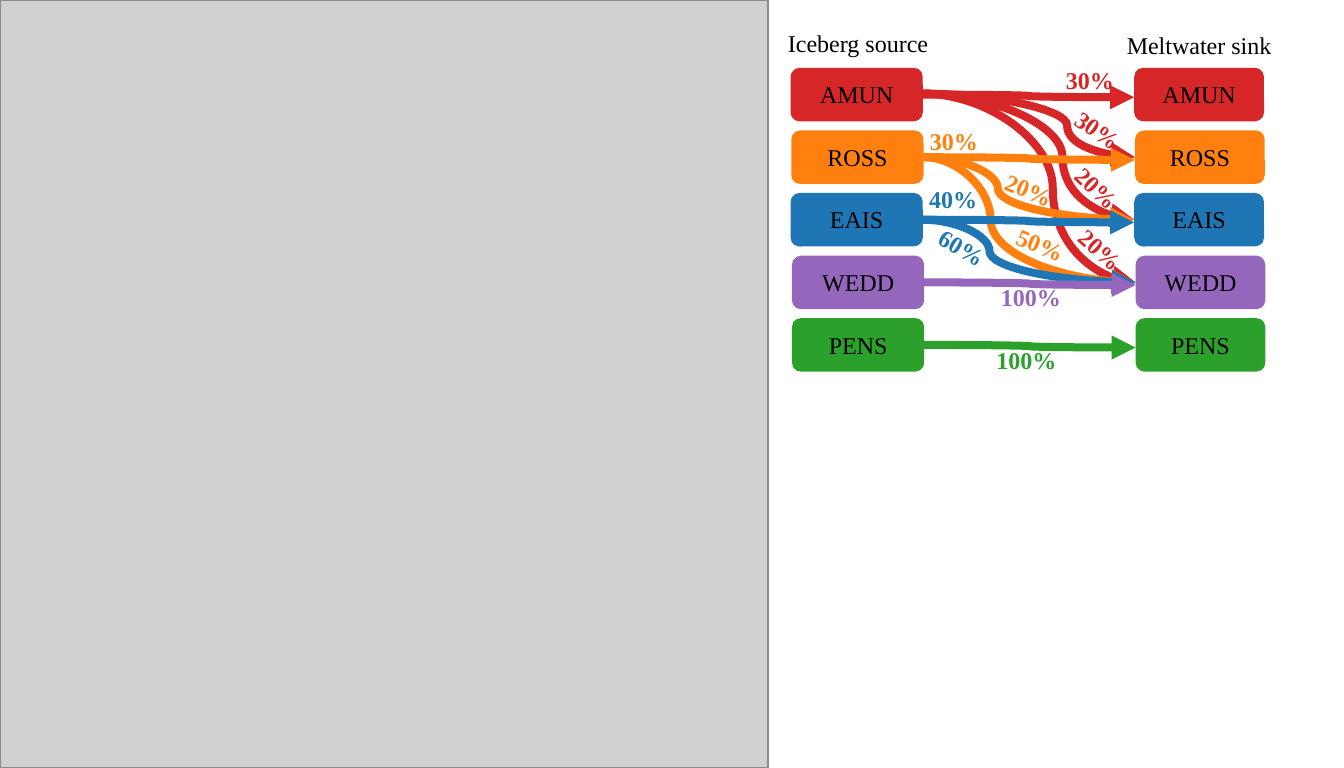
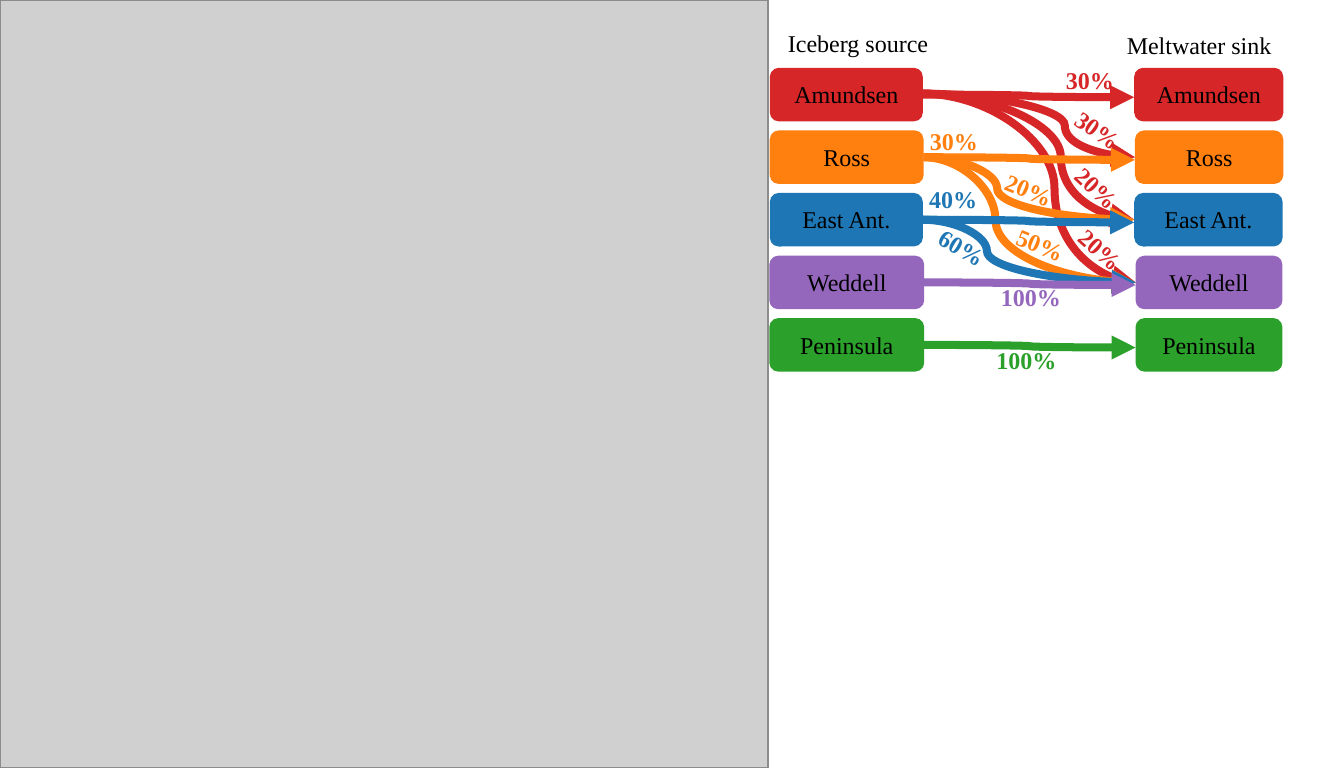
Before and after one commit to erwinlambert/feedback, a slide deck: slide 1 of draftfigs/masks_plus.pptx. Drawn at 1344x768 pixels with LibreOffice and Linux fonts; fonts in the diff are those of the drawing; grey boxes stand for pictures. Boxes give left, top, right and bottom in pixels: in the first picture for what was removed or moved away, otherwise in the second. Text is boxed around its words. In the diff, an @@ line names an element or a change of style, - is before the commit and + after.

```diff
--- a/draftfigs/masks_plus.pptx
+++ b/draftfigs/masks_plus.pptx
@@ rounded rectangle "Amundsen": place and size @@
-rounded rectangle "Amundsen" at bbox=[791, 67, 924, 121]
+rounded rectangle "Amundsen" at bbox=[770, 67, 924, 121]
@@ text in rounded rectangle at bbox=[794, 86, 898, 104]: text changed @@
-AMUN
+Amundsen
@@ rounded rectangle "Amundsen": place and size @@
-rounded rectangle "Amundsen" at bbox=[1135, 67, 1265, 121]
+rounded rectangle "Amundsen" at bbox=[1135, 67, 1284, 121]
@@ text in rounded rectangle at bbox=[1157, 86, 1261, 104]: text changed @@
-AMUN
+Amundsen
@@ curved arrow (922, 94) - (1135, 157): route changed @@
@@ curved arrow (922, 94) - (1135, 282): route changed @@
@@ rounded rectangle "Ross": place and size @@
-rounded rectangle "Ross" at bbox=[791, 131, 924, 184]
+rounded rectangle "Ross" at bbox=[770, 131, 924, 184]
@@ rounded rectangle "Ross": place and size @@
-rounded rectangle "Ross" at bbox=[1135, 131, 1265, 184]
+rounded rectangle "Ross" at bbox=[1135, 131, 1283, 184]
@@ text in rounded rectangle at bbox=[823, 150, 870, 167]: text changed @@
-ROSS
+Ross
@@ curved arrow (924, 157) - (1135, 219): route changed @@
@@ curved arrow (924, 157) - (1135, 282): route changed @@
@@ text in rounded rectangle at bbox=[1186, 150, 1233, 167]: text changed @@
-ROSS
+Ross
@@ rounded rectangle "East Ant.": place and size @@
-rounded rectangle "East Ant." at bbox=[791, 192, 924, 246]
+rounded rectangle "East Ant." at bbox=[770, 192, 924, 246]
@@ rounded rectangle "East Ant.": place and size @@
-rounded rectangle "East Ant." at bbox=[1135, 192, 1265, 246]
+rounded rectangle "East Ant." at bbox=[1135, 192, 1283, 246]
@@ text in rounded rectangle at bbox=[802, 212, 890, 229]: text changed @@
-EAIS
+East Ant.
@@ curved arrow (924, 219) - (1135, 282): route changed @@
@@ text in rounded rectangle at bbox=[1164, 212, 1252, 229]: text changed @@
-EAIS
+East Ant.
@@ rounded rectangle "Weddell": place and size @@
-rounded rectangle "Weddell" at bbox=[791, 255, 924, 309]
+rounded rectangle "Weddell" at bbox=[770, 255, 925, 309]
@@ rounded rectangle "Weddell": place and size @@
-rounded rectangle "Weddell" at bbox=[1135, 255, 1265, 309]
+rounded rectangle "Weddell" at bbox=[1135, 255, 1283, 309]
@@ text in rounded rectangle at bbox=[807, 274, 886, 292]: text changed @@
-WEDD
+Weddell
@@ text in rounded rectangle at bbox=[1169, 274, 1248, 292]: text changed @@
-WEDD
+Weddell
@@ rounded rectangle "Peninsula": place and size @@
-rounded rectangle "Peninsula" at bbox=[791, 319, 924, 372]
+rounded rectangle "Peninsula" at bbox=[770, 319, 925, 372]
@@ rounded rectangle "Peninsula": place and size @@
-rounded rectangle "Peninsula" at bbox=[1135, 319, 1265, 372]
+rounded rectangle "Peninsula" at bbox=[1135, 319, 1283, 372]
@@ text in rounded rectangle at bbox=[800, 337, 893, 354]: text changed @@
-PENS
+Peninsula
@@ text in rounded rectangle at bbox=[1162, 337, 1255, 354]: text changed @@
-PENS
+Peninsula
```
Also in this commit, not shown: 3 other files.
